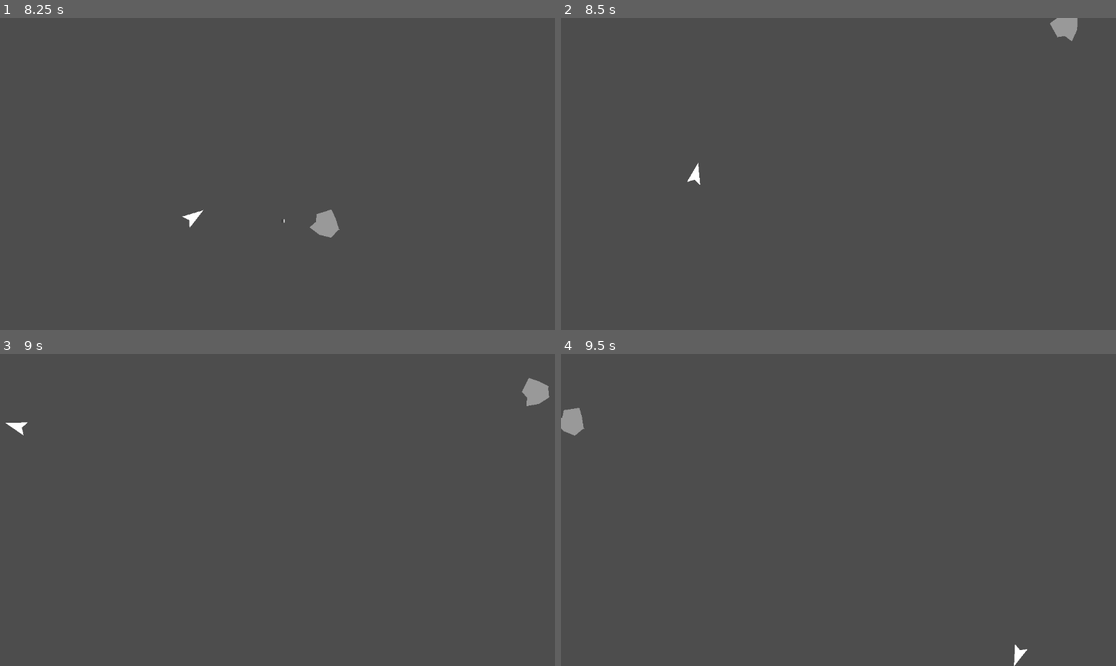
Above: before the commit, frames 1-4 (two rows, left to right).
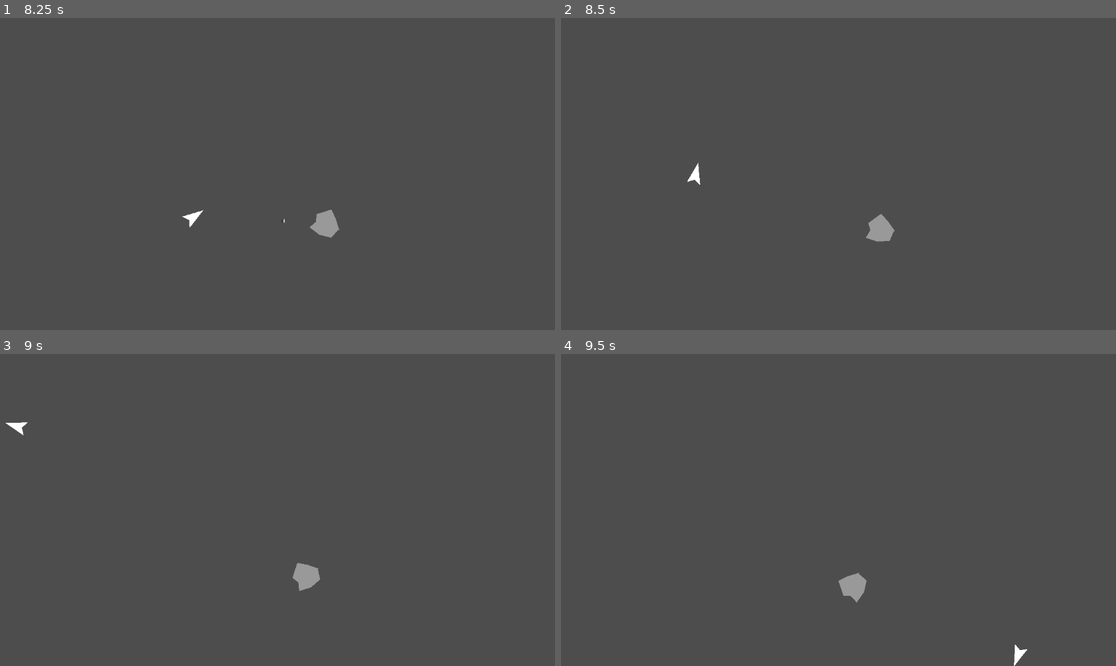
Above: after the commit, the same moments.

Repository: rybond/SpaceCombatPrototype
Game: Godot game, scene res://scenes/arena.tscn
The game is run twice, just before and just after one commit, with the same random seed, the same clock (stepped at 60 frames per second) and the same inputs.
Inputs:
- Up to frame 1 (8.25 s): hold Right (ui_right) 0.53-1.28 s; tap Space (fire) every 0.75 s from 0.6 to 8.1 s; hold Left (ui_left) 1.28-2.03 s; hold Right (ui_right) 2.03-2.78 s; hold Up (ui_up) 2.78-3.53 s; hold Left (ui_left) 3.53-5.78 s; hold Right (ui_right) 5.78-6.53 s; hold Up (ui_up) 6.53-7.28 s; hold Right (ui_right) 7.28-8.03 s; hold Left (ui_left) from 8.03 s (still down)
- Up to frame 2 (8.5 s): keep holding Left (ui_left)
- Up to frame 3 (9 s): keep holding Left (ui_left); tap Space (fire) at 8.85 s
- Up to frame 4 (9.5 s): keep holding Left (ui_left)

Frame 1 is identical in both runs. In frame 2, 0.6% of the frame differs, in the area x 54-94%, y 0-72%; in frame 3, 0.6%, in the area x 52-99%, y 7-76%; in frame 4, 0.6%.

Commit message:
added health system to asteroids

Diff:
--- a/asteroids/asteroid.gd
+++ b/asteroids/asteroid.gd
@@ -10,8 +10,11 @@
 var velocity: Vector2 = Vector2.ZERO
 var rotation_speed: float = 0.0
 
+@onready var health_component: HealthComponent = $HealthComponent
+
 func _ready():
 	area_entered.connect(_on_area_entered)
+	health_component.died.connect(_on_died)
 	var direction = Vector2.RIGHT.rotated(randf_range(0.0, TAU))
 	var speed = randf_range(min_speed, max_speed)
 	velocity = direction * speed
@@ -38,5 +41,8 @@
 func _on_area_entered(area):
 	if area.is_in_group("projectile"):
 		area.queue_free()
-		destroyed.emit()
-		queue_free()
+		health_component.take_damage(1)
+
+func _on_died():
+	destroyed.emit()
+	queue_free()
--- a/asteroids/asteroid.tscn
+++ b/asteroids/asteroid.tscn
@@ -1,6 +1,7 @@
-[gd_scene load_steps=3 format=3 uid="uid://dlbyueipv6x68"]
+[gd_scene load_steps=4 format=3 uid="uid://dlbyueipv6x68"]
 
 [ext_resource type="Script" path="res://asteroids/asteroid.gd" id="1_gmuhr"]
+[ext_resource type="Script" path="res://health_component.gd" id="2_k0lg5"]
 
 [sub_resource type="CircleShape2D" id="CircleShape2D_34t6b"]
 radius = 30.0
@@ -14,3 +15,7 @@
 [node name="AsteroidShape" type="Polygon2D" parent="."]
 color = Color(0.603248, 0.603248, 0.603248, 1)
 polygon = PackedVector2Array(1, -30, 21, -26, 28, -2, 25, 24, 8, 18, -6, 25, -30, 3, -18, -14, -2, -31, -2, -32, -4, -34)
+
+[node name="HealthComponent" type="Node" parent="."]
+script = ExtResource("2_k0lg5")
+max_health = 5
--- /dev/null
+++ b/health_component.gd
@@ -0,0 +1,32 @@
+class_name HealthComponent
+extends Node
+
+signal health_changed(current: int, maximum: int)
+signal died()
+
+@export var max_health: int = 100
+
+var current_health: int = max_health
+
+func _ready() -> void:
+	current_health = max_health
+
+func take_damage(amount: int) -> void:
+	if current_health <= 0:
+		return  # already dead, ignore further hits
+	current_health -= amount
+	current_health = max(current_health, 0)
+	health_changed.emit(current_health, max_health)
+	if current_health <= 0:
+		died.emit()
+
+func heal(amount: int) -> void:
+	current_health = min(current_health + amount, max_health)
+	health_changed.emit(current_health, max_health)
+
+func is_dead() -> bool:
+	return current_health <= 0
+
+func reset() -> void:
+	current_health = max_health
+	health_changed.emit(current_health, max_health)
